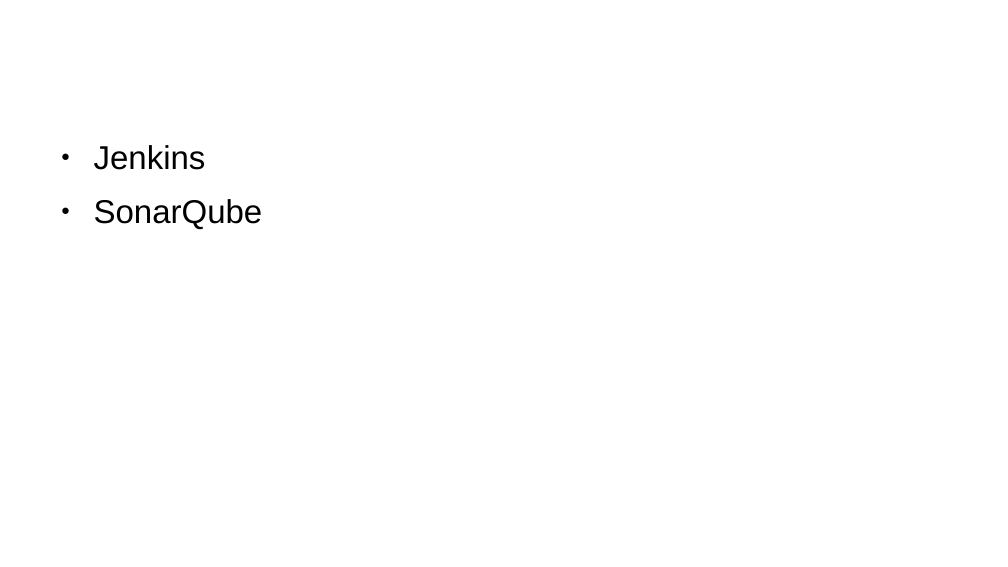
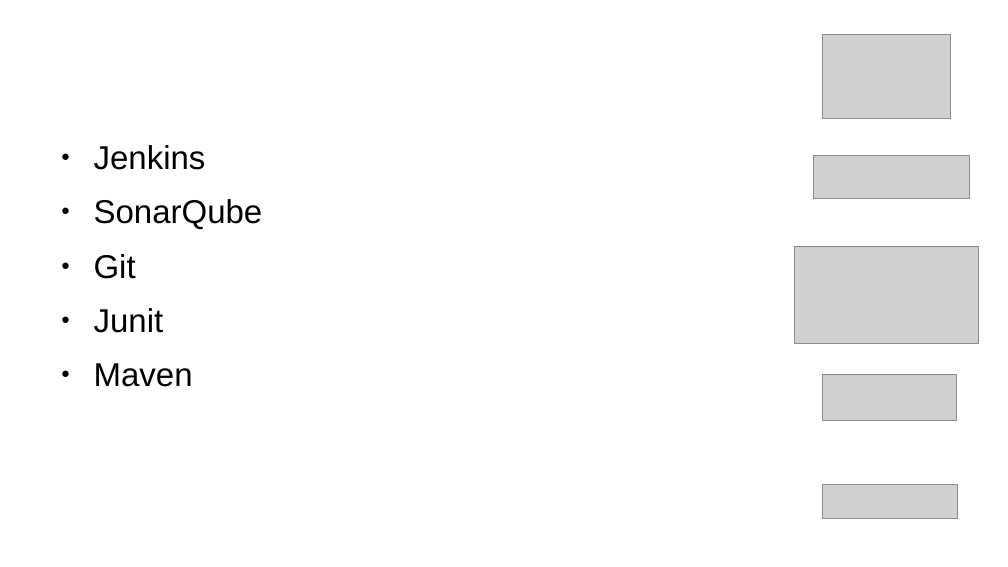
Before and after one commit to revaturelabs/rideshare, a slide deck: slide 6 of rideshare/RideShare.odp (slide 3 before the commit). Drawn at 1008x567 pixels with LibreOffice and Linux fonts; fonts in the diff are those of the drawing; grey boxes stand for pictures; background and template pictures are left out. Boxes give left, top, right and bottom in pixels: in the first picture for what was removed or moved away, otherwise in the second. Text is boxed around its words. In the diff, an @@ line names an element or a change of style, - is before the commit and + after.

Commit message:
Verbiage and pictures added to slides

```diff
--- a/rideshare/RideShare.odp
+++ b/rideshare/RideShare.odp
@@ picture added at (823, 35, 951, 119) @@
@@ picture added at (814, 155, 970, 198) @@
@@ text at (94, 254, 193, 387): paragraphs added @@
+● Git
+● Junit
+● Maven
@@ picture added at (795, 247, 979, 344) @@
@@ picture added at (823, 375, 957, 421) @@
@@ picture added at (823, 485, 958, 519) @@
```
Also in this commit, not shown: 7 other slides changed, 5 slides added.
